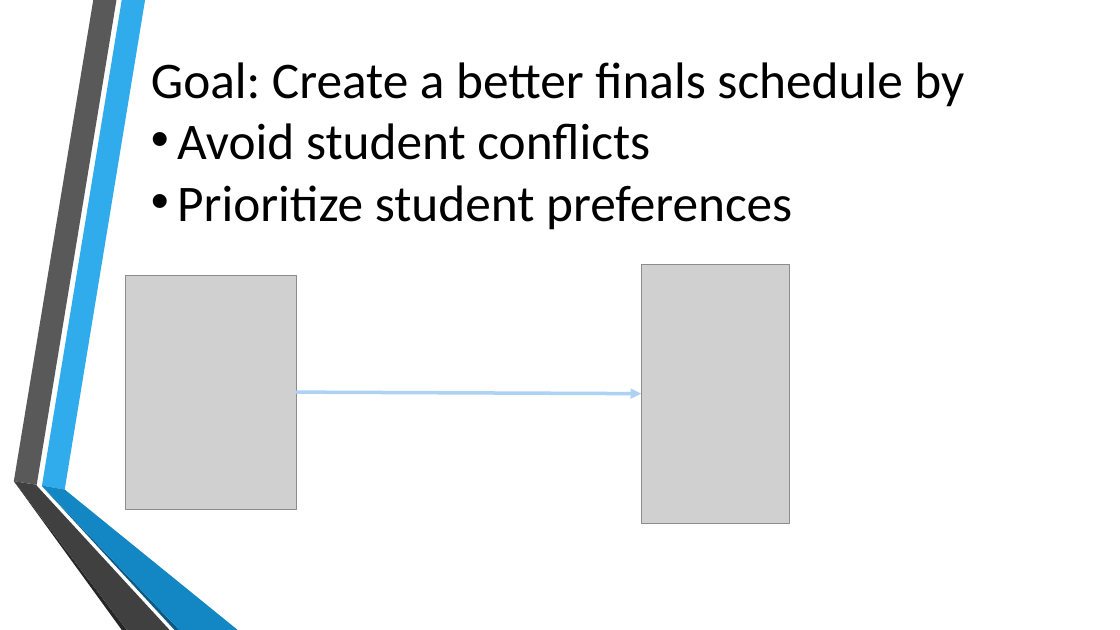
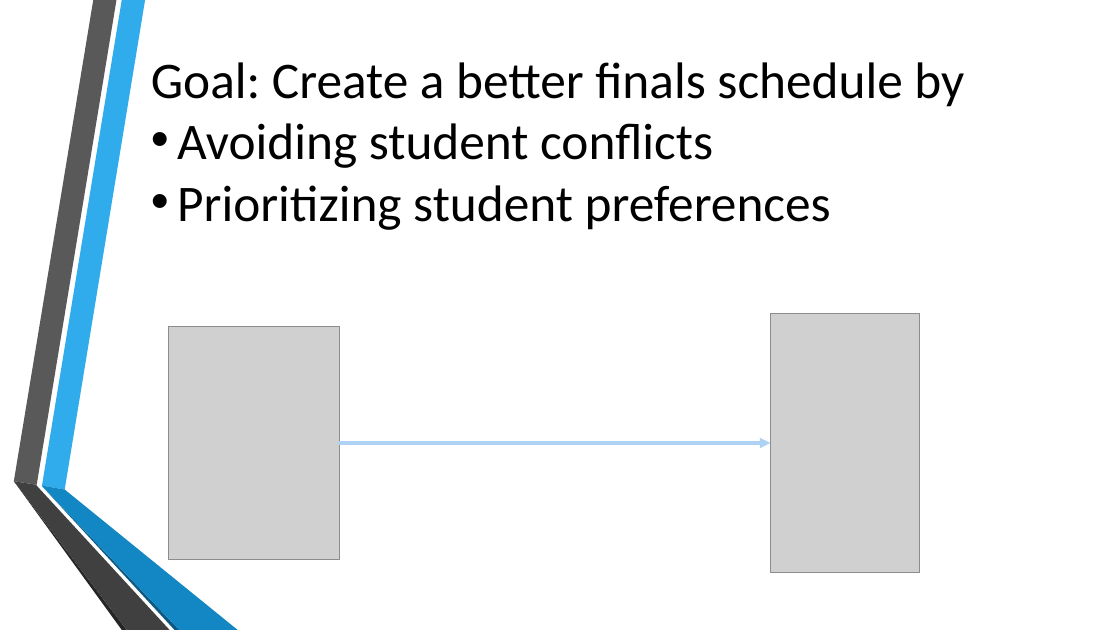
Before and after one commit to rumackaaron/JHacks2016, a slide deck: slide 2 of Making Finals not as Bad.pptx. Drawn at 1120x630 pixels with LibreOffice and Linux fonts; fonts in the diff are those of the drawing; grey boxes stand for pictures; background and template pictures are left out. Boxes give left, top, right and bottom in pixels: in the first picture for what was removed or moved away, otherwise in the second. Text is boxed around its words. In the diff, an @@ line names an element or a change of style, - is before the commit and + after.

```diff
--- a/Making Finals not as Bad.pptx
+++ b/Making Finals not as Bad.pptx
@@ text at bbox=[177, 123, 831, 230]: text changed @@
-• Avoid student conflicts
-• Prioritize student preferences
+• Avoiding student conflicts
+• Prioritizing student preferences
@@ picture: place and size @@
-picture at bbox=[125, 276, 297, 509]
+picture at bbox=[168, 326, 339, 560]
@@ picture: place and size @@
-picture at bbox=[641, 264, 790, 523]
+picture at bbox=[770, 313, 919, 572]
@@ arrow moved from (297, 392) - (641, 394) to (339, 443) - (770, 443) @@
```
Also in this commit, not shown: 7 other slides changed.
